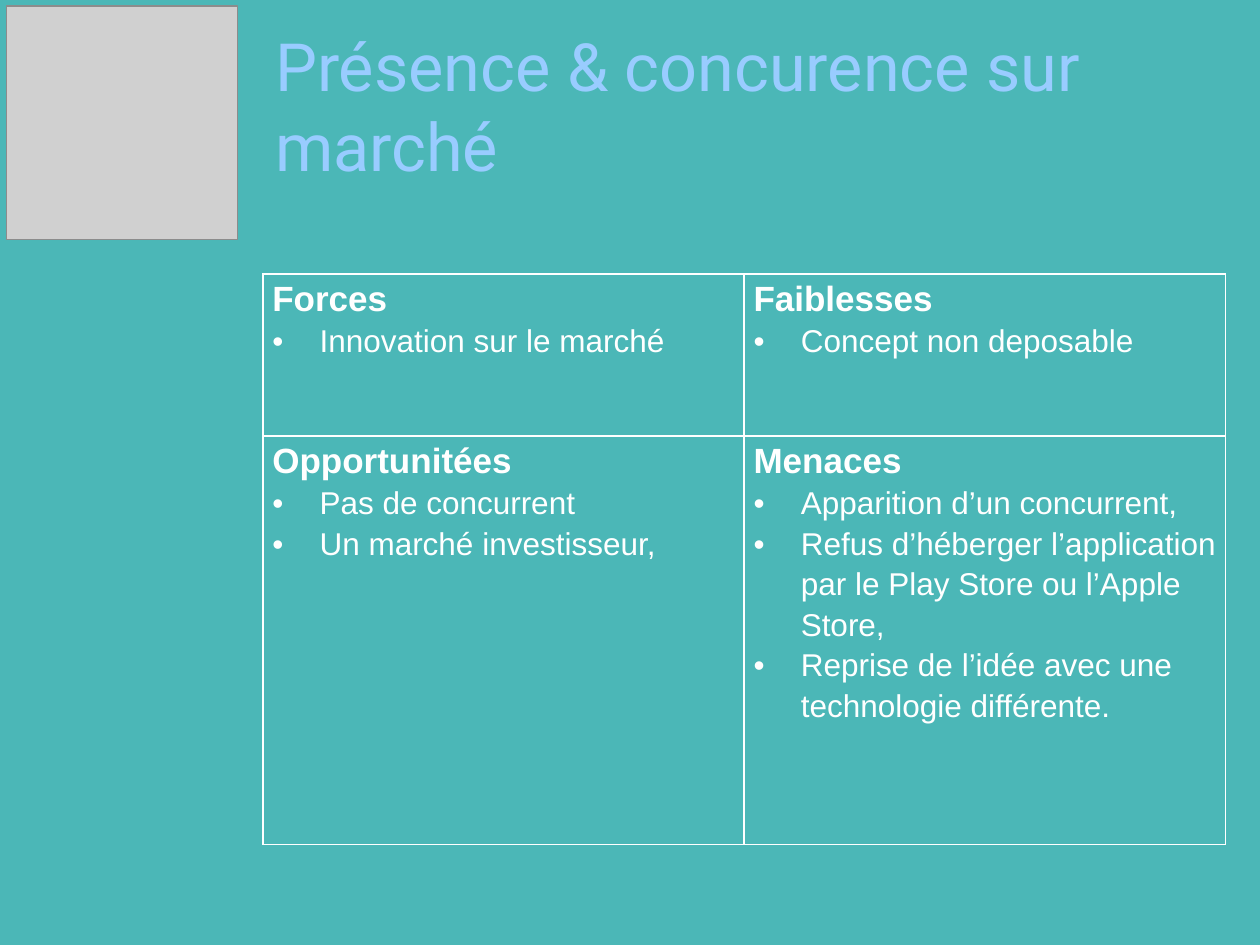
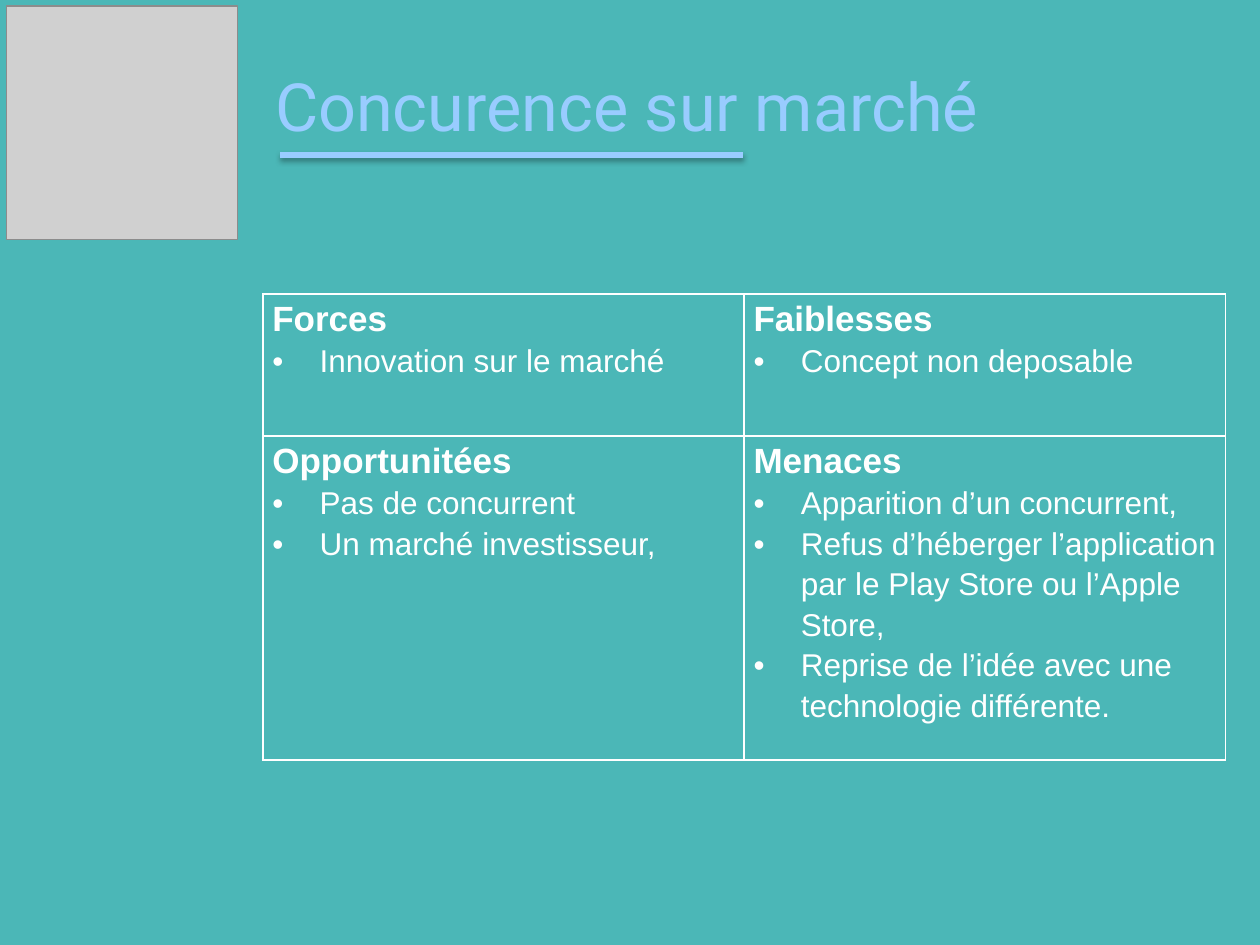
Before and after one commit to jminouflet/NightLife, a slide deck: slide 4 of PPT/Night Soft.pptx. Drawn at 1260x945 pixels with LibreOffice and Linux fonts; fonts in the diff are those of the drawing; grey boxes stand for pictures; background and template pictures are left out. Boxes give left, top, right and bottom in pixels: in the first picture for what was removed or moved away, otherwise in the second. Text is boxed around its words. In the diff, an @@ line names an element or a change of style, - is before the commit and + after.

```diff
--- a/PPT/Night Soft.pptx
+++ b/PPT/Night Soft.pptx
@@ title at box(275, 81, 978, 132): text changed @@
-Présence & concurence sur marché
+Concurence sur marché
@@ line added from (282, 155) to (741, 155), #99CCFF 3 pt @@
@@ table: place and size @@
-table at box(263, 275, 1226, 845)
+table at box(263, 294, 1226, 760)
```
Also in this commit, not shown: 6 other slides changed.
